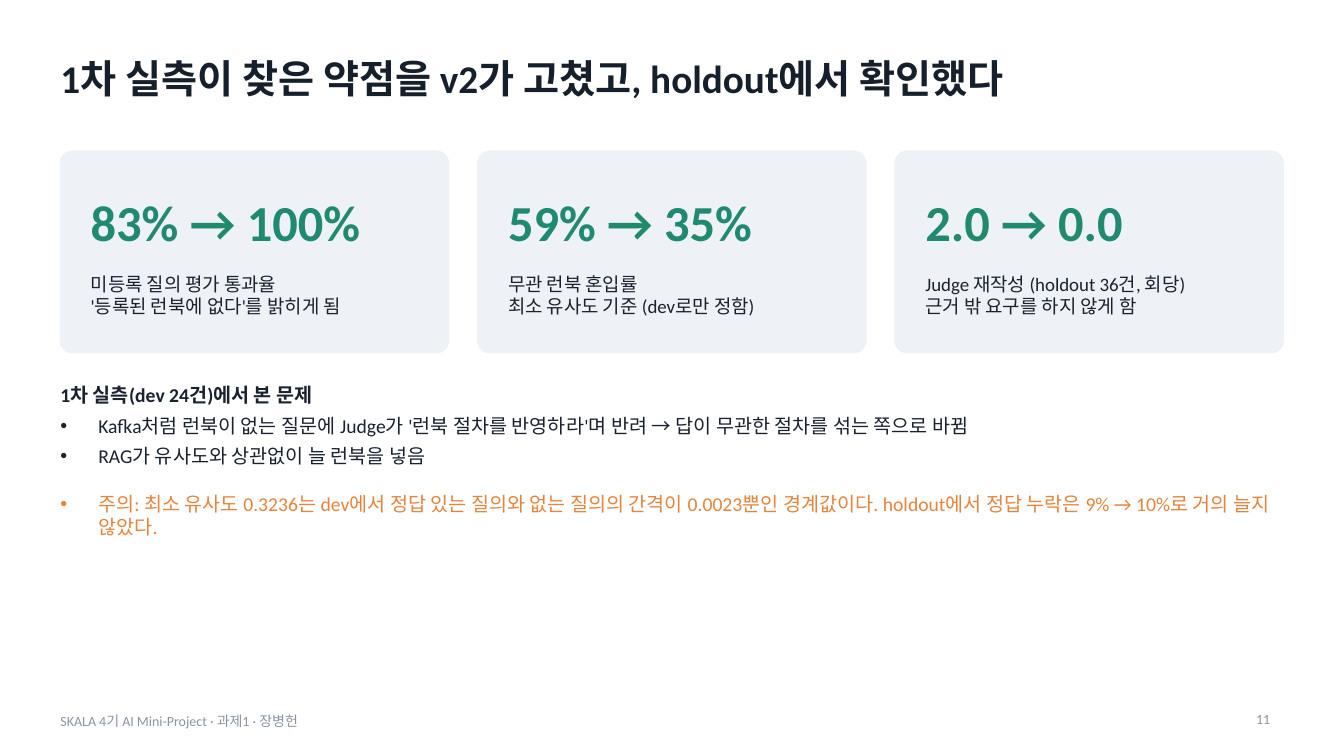
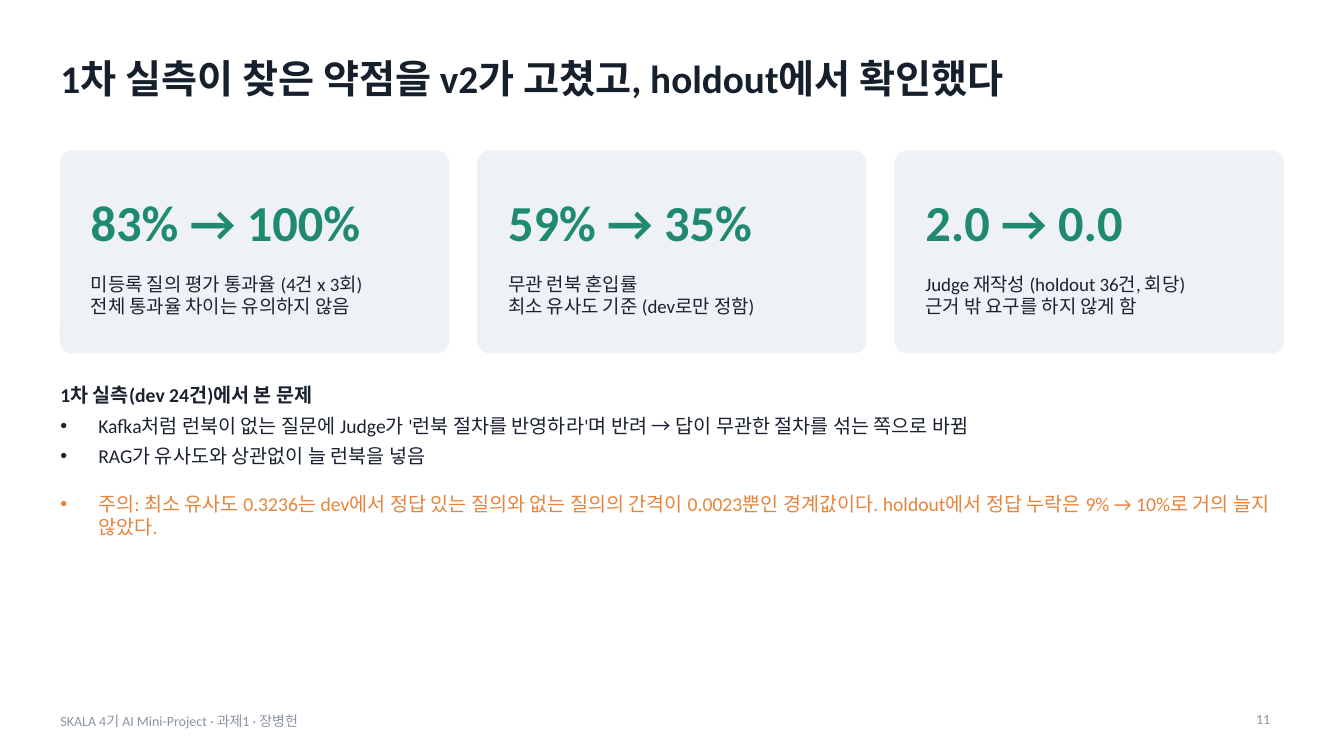
Before and after one commit to jang961111-hash/incident-agent-ablation, a slide deck: slide 11 of deck/incident-agent-ablation.pptx. Drawn at 1344x756 pixels with LibreOffice and Linux fonts; fonts in the diff are those of the drawing. Boxes give left, top, right and bottom in pixels: in the first picture for what was removed or moved away, otherwise in the second. Text is boxed around its words. In the diff, an @@ line names an element or a change of style, - is before the commit and + after.

```diff
--- a/deck/incident-agent-ablation.pptx
+++ b/deck/incident-agent-ablation.pptx
@@ text at [91, 275, 363, 315]: text changed @@
-미등록 질의 평가 통과율
-'등록된 런북에 없다'를 밝히게 됨
+미등록 질의 평가 통과율 (4건 x 3회)
+전체 통과율 차이는 유의하지 않음
```
Also in this commit, not shown: 10 other slides changed, 5 other files.
